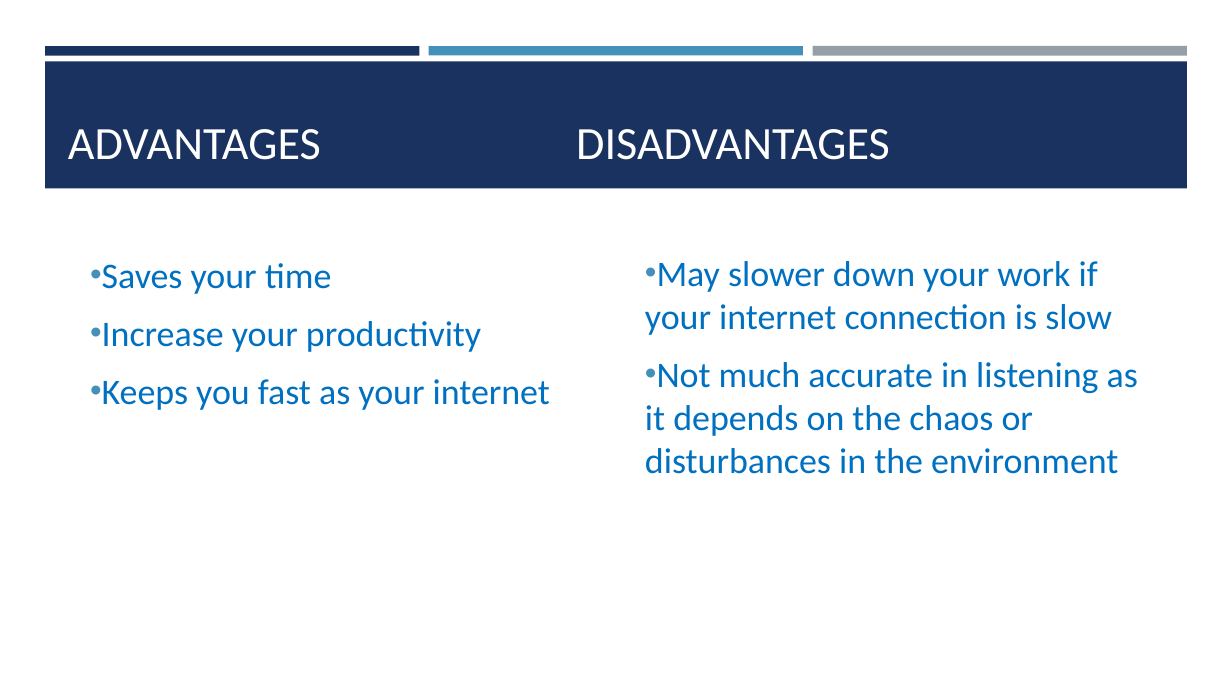
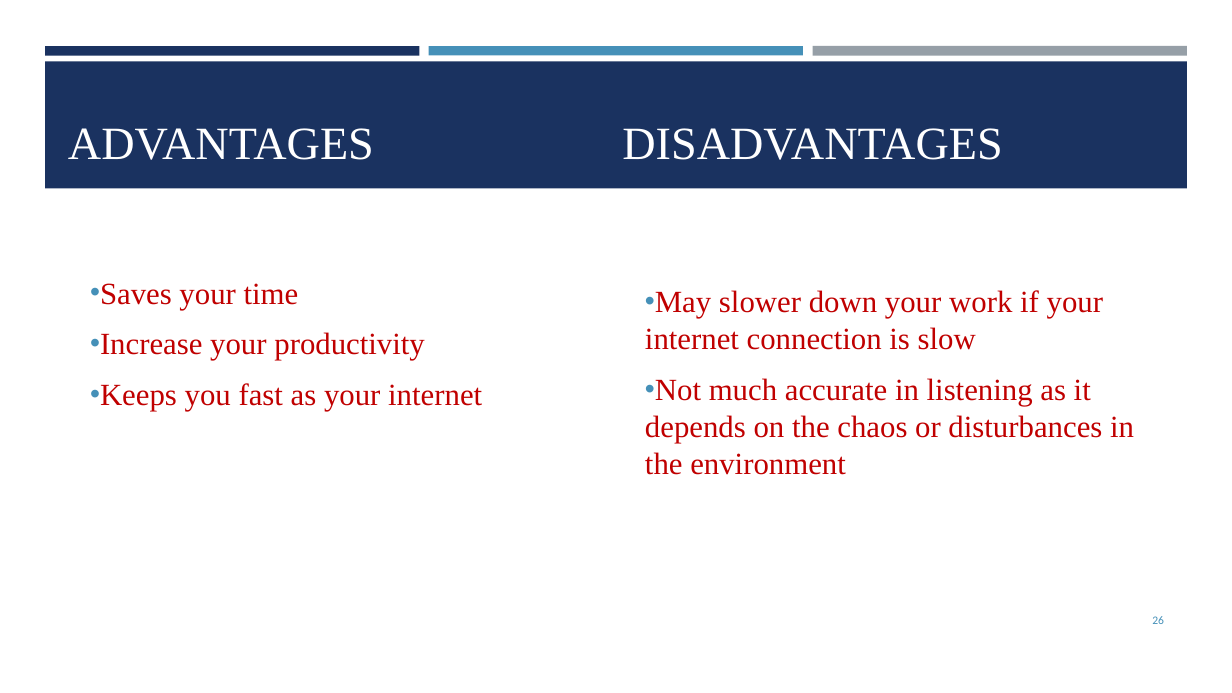
Before and after one commit to GopalSharma16/zonal_project, a slide deck: slide 26 of BROTHER.pptx (slide 20 before the commit). Drawn at 1232x693 pixels with LibreOffice and Linux fonts; fonts in the diff are those of the drawing. Boxes give left, top, right and bottom in pixels: in the first picture for what was removed or moved away, otherwise in the second. Text is boxed around its words. In the diff, an @@ line names an element or a change of style, - is before the commit and + after.

```diff
--- a/BROTHER.pptx
+++ b/BROTHER.pptx
@@ title "ADVANTAGES DISADVANTAGES" at [68, 128, 1002, 160]: font Calibri to Times New Roman @@
@@ text "Saves your time" at [100, 283, 482, 411]: size 28 to 24 pt, font Calibri to Times New Roman, text colour #0070C0 to #C00000 @@
@@ text "May slower down your work ..." at [645, 290, 1134, 475]: size 28 to 24 pt, font Calibri to Times New Roman, text colour #0070C0 to #C00000 @@
@@ page number added at [1152, 616, 1164, 624], 9 pt, text #4590B8 @@
+26
```
Also in this commit, not shown: 24 other slides changed, 7 slides added, 2 other files.
